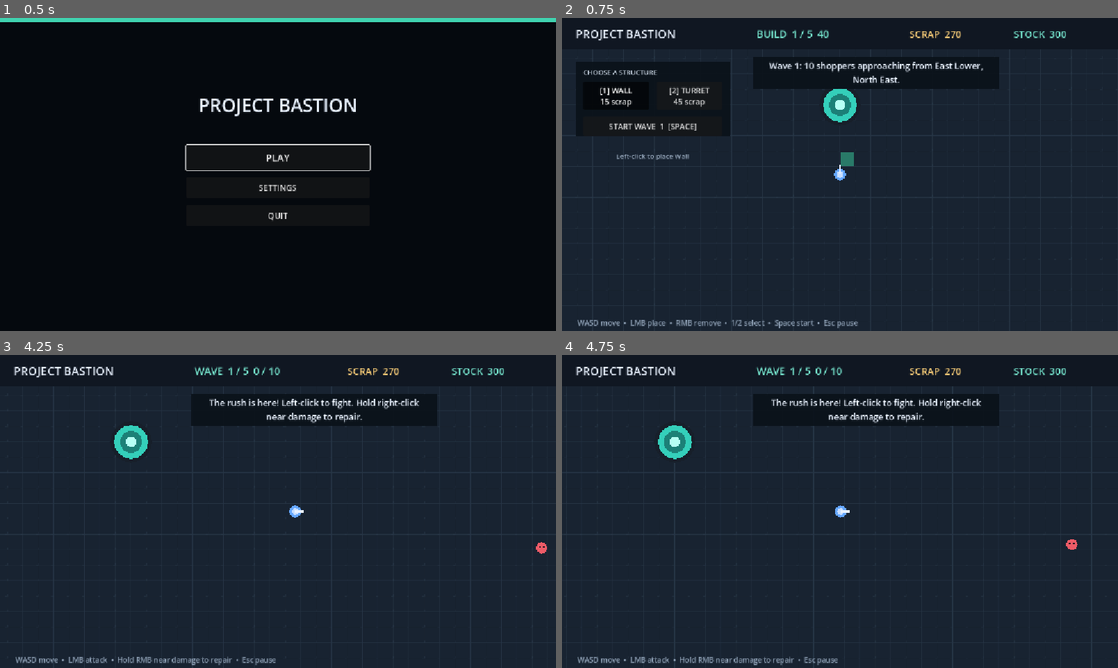
Above: before the commit, frames 1-4 (two rows, left to right).
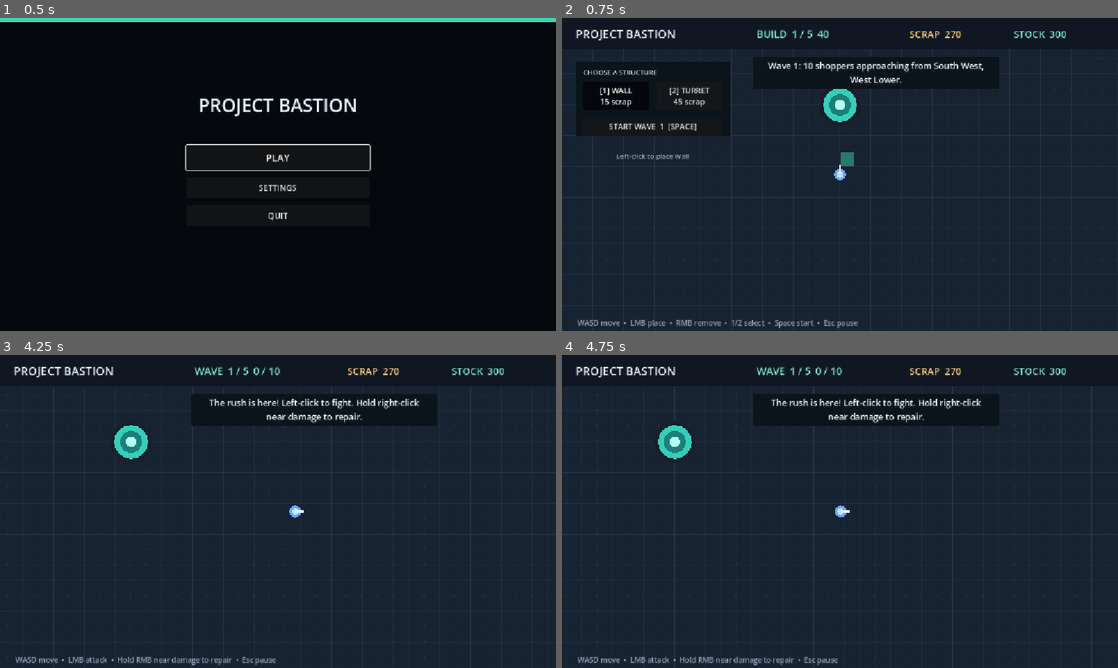
Above: after the commit, the same moments.

Repository: JarredTD/ProjectBastion
Game: Godot game, scene res://scenes/ui/main_menu.tscn
Two runs of this game, one before a commit and one after it. Both use one fixed random seed, a clock stepped at 60 frames per second and the inputs below. Sound files missing from this copy of the repository are replaced by a short silence.
Inputs (mouse positions are in pixels of both pictures, inside the frame that each line leads up to):
- Up to frame 1 (0.5 s): no input
- Up to frame 2 (0.75 s): click "PLAY" at 0.5 s
- Up to frame 3 (4.25 s): click "START WAVE 1 [SPACE]" at 1.25 s; tap Enter at 2, 2.75, 3.5 s; move the mouse to (400, 495) at 2.02 s; hold D (move_right) 2.03-2.75 s; tap 1 at 2.1 s; click (400, 495) at 2.17 s; tap Space at 2.27 s; drag from (166, 527) to (250, 574) at 2.77 s; move the mouse to (333, 442) at 3.52 s; hold D (move_right) from 3.53 s (still down); tap R at 3.6 s
- Up to frame 4 (4.75 s): release D (move_right) at 4.25 s; tap Enter at 4.25 s; drag from (812, 574) to (673, 464) at 4.27 s

Frame 1 is identical in both runs. In frame 2, 0.7% of the frame differs, in the area x 37-76%, y 14-21%; in frame 3, less than 0.1%; in frame 4, less than 0.1%.

Commit message:
feat: add data-driven enemy rosters

Diff:
--- a/data/audio/audio_catalog.tres
+++ b/data/audio/audio_catalog.tres
@@ -35,6 +35,6 @@
 repair = ExtResource("13_repair")
 turret_fire = ExtResource("14_turret")
 hit = ExtResource("15_hit")
-raider_death = ExtResource("16_death")
+enemy_defeat = ExtResource("16_death")
 structure_break = ExtResource("17_break")
 core_hit = ExtResource("18_core")
--- /dev/null
+++ b/data/enemies/basic_shopper.tres
@@ -0,0 +1,17 @@
+[gd_resource type="Resource" script_class="EnemyDefinition" load_steps=3 format=3]
+
+[ext_resource type="Script" path="res://scripts/resources/enemy_definition.gd" id="1_definition"]
+[ext_resource type="PackedScene" path="res://scenes/actors/enemy.tscn" id="2_scene"]
+
+[resource]
+script = ExtResource("1_definition")
+display_name = "Basic Shopper"
+scene = ExtResource("2_scene")
+behavior_id = &"direct"
+accent_color = Color(0.929412, 0.356863, 0.407843, 1)
+max_health = 72.0
+speed = 58.0
+structure_damage = 13.0
+objective_damage = 12.0
+attack_interval = 0.75
+reward = 5.0
--- a/data/waves/main_run.tres
+++ b/data/waves/main_run.tres
@@ -7,11 +7,18 @@
 [ext_resource type="Resource" path="res://data/waves/objective_03.tres" id="5_wave_3"]
 [ext_resource type="Resource" path="res://data/waves/objective_04.tres" id="6_wave_4"]
 [ext_resource type="Resource" path="res://data/waves/objective_05.tres" id="7_wave_5"]
+[ext_resource type="Script" path="res://scripts/resources/enemy_wave_entry.gd" id="8_entry"]
+[ext_resource type="Resource" path="res://data/enemies/basic_shopper.tres" id="9_shopper"]
+
+[sub_resource type="Resource" id="EnemyWaveEntry_endless"]
+script = ExtResource("8_entry")
+enemy = ExtResource("9_shopper")
+count = 30
 
 [resource]
 script = ExtResource("1_run")
 objective_waves = Array[ExtResource("2_wave")]([ExtResource("3_wave_1"), ExtResource("4_wave_2"), ExtResource("5_wave_3"), ExtResource("6_wave_4"), ExtResource("7_wave_5")])
-endless_starting_enemies = 30
+endless_enemies = Array[ExtResource("8_entry")]([SubResource("EnemyWaveEntry_endless")])
 endless_enemy_growth = 2.1
 endless_starting_interval = 0.7
 endless_interval_decay = 0.85
--- a/data/waves/objective_01.tres
+++ b/data/waves/objective_01.tres
@@ -1,10 +1,17 @@
-[gd_resource type="Resource" script_class="WaveDefinition" load_steps=2 format=3]
+[gd_resource type="Resource" script_class="WaveDefinition" load_steps=4 format=3]
 
 [ext_resource type="Script" path="res://scripts/resources/wave_definition.gd" id="1_wave"]
+[ext_resource type="Script" path="res://scripts/resources/enemy_wave_entry.gd" id="2_entry"]
+[ext_resource type="Resource" path="res://data/enemies/basic_shopper.tres" id="3_shopper"]
+
+[sub_resource type="Resource" id="EnemyWaveEntry_shoppers"]
+script = ExtResource("2_entry")
+enemy = ExtResource("3_shopper")
+count = 10
 
 [resource]
 script = ExtResource("1_wave")
-enemy_count = 10
+enemies = Array[ExtResource("2_entry")]([SubResource("EnemyWaveEntry_shoppers")])
 spawn_interval = 1.1
 approach_count = 2
 build_duration = 40.0
--- a/data/waves/objective_02.tres
+++ b/data/waves/objective_02.tres
@@ -1,10 +1,17 @@
-[gd_resource type="Resource" script_class="WaveDefinition" load_steps=2 format=3]
+[gd_resource type="Resource" script_class="WaveDefinition" load_steps=4 format=3]
 
 [ext_resource type="Script" path="res://scripts/resources/wave_definition.gd" id="1_wave"]
+[ext_resource type="Script" path="res://scripts/resources/enemy_wave_entry.gd" id="2_entry"]
+[ext_resource type="Resource" path="res://data/enemies/basic_shopper.tres" id="3_shopper"]
+
+[sub_resource type="Resource" id="EnemyWaveEntry_shoppers"]
+script = ExtResource("2_entry")
+enemy = ExtResource("3_shopper")
+count = 12
 
 [resource]
 script = ExtResource("1_wave")
-enemy_count = 12
+enemies = Array[ExtResource("2_entry")]([SubResource("EnemyWaveEntry_shoppers")])
 spawn_interval = 1.0
 approach_count = 2
 build_duration = 25.0
--- a/data/waves/objective_03.tres
+++ b/data/waves/objective_03.tres
@@ -1,10 +1,17 @@
-[gd_resource type="Resource" script_class="WaveDefinition" load_steps=2 format=3]
+[gd_resource type="Resource" script_class="WaveDefinition" load_steps=4 format=3]
 
 [ext_resource type="Script" path="res://scripts/resources/wave_definition.gd" id="1_wave"]
+[ext_resource type="Script" path="res://scripts/resources/enemy_wave_entry.gd" id="2_entry"]
+[ext_resource type="Resource" path="res://data/enemies/basic_shopper.tres" id="3_shopper"]
+
+[sub_resource type="Resource" id="EnemyWaveEntry_shoppers"]
+script = ExtResource("2_entry")
+enemy = ExtResource("3_shopper")
+count = 14
 
 [resource]
 script = ExtResource("1_wave")
-enemy_count = 14
+enemies = Array[ExtResource("2_entry")]([SubResource("EnemyWaveEntry_shoppers")])
 spawn_interval = 0.9
 approach_count = 3
 build_duration = 25.0
--- a/data/waves/objective_04.tres
+++ b/data/waves/objective_04.tres
@@ -1,10 +1,17 @@
-[gd_resource type="Resource" script_class="WaveDefinition" load_steps=2 format=3]
+[gd_resource type="Resource" script_class="WaveDefinition" load_steps=4 format=3]
 
 [ext_resource type="Script" path="res://scripts/resources/wave_definition.gd" id="1_wave"]
+[ext_resource type="Script" path="res://scripts/resources/enemy_wave_entry.gd" id="2_entry"]
+[ext_resource type="Resource" path="res://data/enemies/basic_shopper.tres" id="3_shopper"]
+
+[sub_resource type="Resource" id="EnemyWaveEntry_shoppers"]
+script = ExtResource("2_entry")
+enemy = ExtResource("3_shopper")
+count = 16
 
 [resource]
 script = ExtResource("1_wave")
-enemy_count = 16
+enemies = Array[ExtResource("2_entry")]([SubResource("EnemyWaveEntry_shoppers")])
 spawn_interval = 0.8
 approach_count = 3
 build_duration = 25.0
--- a/data/waves/objective_05.tres
+++ b/data/waves/objective_05.tres
@@ -1,10 +1,17 @@
-[gd_resource type="Resource" script_class="WaveDefinition" load_steps=2 format=3]
+[gd_resource type="Resource" script_class="WaveDefinition" load_steps=4 format=3]
 
 [ext_resource type="Script" path="res://scripts/resources/wave_definition.gd" id="1_wave"]
+[ext_resource type="Script" path="res://scripts/resources/enemy_wave_entry.gd" id="2_entry"]
+[ext_resource type="Resource" path="res://data/enemies/basic_shopper.tres" id="3_shopper"]
+
+[sub_resource type="Resource" id="EnemyWaveEntry_shoppers"]
+script = ExtResource("2_entry")
+enemy = ExtResource("3_shopper")
+count = 18
 
 [resource]
 script = ExtResource("1_wave")
-enemy_count = 18
+enemies = Array[ExtResource("2_entry")]([SubResource("EnemyWaveEntry_shoppers")])
 spawn_interval = 0.7
 approach_count = 4
 build_duration = 25.0
--- a/scenes/actors/raider.tscn
+++ b/scenes/actors/enemy.tscn
@@ -1,18 +1,19 @@
 [gd_scene load_steps=3 format=3]
 
-[ext_resource type="Script" path="res://scripts/actors/raider.gd" id="1_raider"]
+[ext_resource type="Script" path="res://scripts/actors/enemy.gd" id="1_enemy"]
 
-[sub_resource type="CircleShape2D" id="CircleShape2D_raider"]
+[sub_resource type="CircleShape2D" id="CircleShape2D_enemy"]
 radius = 12.0
 
-[node name="Raider" type="CharacterBody2D" groups=["enemies"]]
+[node name="Enemy" type="CharacterBody2D" groups=["enemies"]]
 collision_layer = 2
 collision_mask = 4
-script = ExtResource("1_raider")
+script = ExtResource("1_enemy")
 
 [node name="Visuals" type="Node2D" parent="."]
 
 [node name="Body" type="Polygon2D" parent="Visuals"]
+unique_name_in_owner = true
 polygon = PackedVector2Array(12, 0, 8.49, 8.49, 0, 12, -8.49, 8.49, -12, 0, -8.49, -8.49, 0, -12, 8.49, -8.49)
 color = Color(0.929412, 0.356863, 0.407843, 1)
 
--- a/scripts/actors/raider.gd
+++ b/scripts/actors/enemy.gd
@@ -3,13 +3,7 @@
 signal defeated(reward: float)
 signal core_hit(damage: float)
 
-@export_range(1.0, 10000.0, 1.0) var max_health := 72.0
-@export_range(0.0, 1000.0, 1.0) var speed := 58.0
-@export_range(0.0, 1000.0, 1.0) var structure_damage := 13.0
-@export_range(0.0, 1000.0, 1.0) var core_damage := 12.0
-@export_range(0.05, 10.0, 0.05) var attack_interval := 0.75
-@export_range(0.0, 1000.0, 1.0) var reward := 5.0
-
+var definition: EnemyDefinition
 var health: float
 var attack_cooldown := 0.0
 var active := true
@@ -17,53 +11,60 @@
 
 @onready var health_fill: ColorRect = %HealthFill
 @onready var health_bar: Node2D = %HealthBar
+@onready var body: Polygon2D = %Body
 
-## Starts the raider at full health.
+## Hides the health bar until the enemy is configured.
 func _ready() -> void:
-	max_health = maxf(1.0, max_health)
-	health = max_health
+	health_bar.hide()
+
+## Applies this enemy's stats and objective.
+func configure(enemy_definition: EnemyDefinition, core_position: Vector2) -> void:
+	definition = enemy_definition
+	target_position = core_position
+	health = maxf(1.0, definition.max_health)
+	body.color = definition.accent_color
+	health_fill.color = definition.accent_color
 	update_health_bar()
 
-## Sets the core this raider should move toward.
-func configure(core_position: Vector2) -> void:
-	target_position = core_position
-
-## Moves toward the core and attacks anything that blocks the way.
+## Moves toward the objective and attacks anything that blocks the way.
 func _physics_process(delta: float) -> void:
 	if not active:
 		velocity = Vector2.ZERO
 		return
 	attack_cooldown = maxf(0.0, attack_cooldown - delta)
+	if definition == null:
+		velocity = Vector2.ZERO
+		return
 	if global_position.distance_to(target_position) < 47.0:
 		velocity = Vector2.ZERO
 		if attack_cooldown <= 0.0:
-			core_hit.emit(core_damage)
-			attack_cooldown = attack_interval
+			core_hit.emit(definition.objective_damage)
+			attack_cooldown = definition.attack_interval
 		return
-	velocity = global_position.direction_to(target_position) * speed
+	velocity = global_position.direction_to(target_position) * definition.speed
 	move_and_slide()
 	for index in get_slide_collision_count():
 		var collider := get_slide_collision(index).get_collider()
 		if collider != null and collider.has_method("take_damage") and attack_cooldown <= 0.0:
-			collider.take_damage(structure_damage)
-			attack_cooldown = attack_interval
+			collider.take_damage(definition.structure_damage)
+			attack_cooldown = definition.attack_interval
 			break
 
-## Removes health and reports the reward when the raider dies.
+## Removes health and reports the reward when the enemy is defeated.
 func take_damage(amount: float) -> void:
 	if not active or health <= 0.0 or amount <= 0.0:
 		return
 	health = maxf(0.0, health - amount)
 	update_health_bar()
 	if health <= 0.0:
-		Audio.play_sfx(&"raider_death", -2.0, randf_range(0.92, 1.08))
+		Audio.play_sfx(&"enemy_defeat", -2.0, randf_range(0.92, 1.08))
 		active = false
-		defeated.emit(reward)
+		defeated.emit(definition.reward)
 		queue_free()
 	else:
 		Audio.play_sfx(&"hit", -5.0, randf_range(0.9, 1.1))
 
 ## Resizes the health bar and hides it while health is full.
 func update_health_bar() -> void:
-	health_fill.size.x = 24.0 * health / max_health
-	health_bar.visible = health < max_health
+	health_fill.size.x = 24.0 * health / definition.max_health
+	health_bar.visible = health < definition.max_health
--- a/scripts/managers/wave_director.gd
+++ b/scripts/managers/wave_director.gd
@@ -6,7 +6,6 @@
 
 @export_node_path("Node2D") var enemies_path: NodePath
 @export_node_path("Node2D") var world_path: NodePath
-@export var raider_scene: PackedScene = preload("res://scenes/actors/raider.tscn")
 @export var run_definition: RunDefinition
 
 var active := false
@@ -15,6 +14,7 @@
 var spawn_cooldown := 0.4
 var rng := RandomNumberGenerator.new()
 var current_wave: WaveDefinition
+var enemy_roster: Array[EnemyDefinition] = []
 var approach_markers: Array[Marker2D] = []
 
 @onready var enemies: Node2D = get_node(enemies_path)
@@ -30,13 +30,13 @@
 	if world.spawn_markers().is_empty():
 		push_error("Wave director requires at least one world spawn marker.")
 
-## Spawns raiders at the configured interval while the wave is active.
+## Spawns enemies at the configured interval while the wave is active.
 func _process(delta: float) -> void:
-	if not active or current_wave == null or spawned >= current_wave.enemy_count:
+	if not active or current_wave == null or spawned >= enemy_roster.size():
 		return
 	spawn_cooldown -= delta
 	if spawn_cooldown <= 0.0:
-		spawn_raider()
+		spawn_enemy()
 		spawn_cooldown = current_wave.spawn_interval
 
 ## Chooses this wave's pressure points once so the player can prepare for them.
@@ -46,6 +46,11 @@
 	current_wave = run_definition.wave_for(wave_number)
 	if current_wave == null:
 		return false
+	enemy_roster = current_wave.enemy_roster()
+	if enemy_roster.is_empty():
+		push_error("Wave %d requires at least one valid enemy." % wave_number)
+		return false
+	shuffle_enemy_roster()
 	var available: Array[Marker2D] = world.spawn_markers()
 	approach_markers.clear()
 	var approach_total := mini(current_wave.approach_count, available.size())
@@ -60,7 +65,7 @@
 	spawn_cooldown = 0.4
 	return not approach_markers.is_empty()
 
-## Starts spawning and wakes any raiders already in the scene.
+## Starts spawning and wakes any enemies already in the scene.
 func start_wave() -> void:
 	if current_wave == null or approach_markers.is_empty():
 		return
@@ -68,7 +73,7 @@
 	for enemy in enemies.get_children():
 		enemy.active = true
 
-## Pauses spawning and every living raider.
+## Pauses spawning and every living enemy.
 func stop_wave() -> void:
 	active = false
 	for enemy in enemies.get_children():
@@ -81,21 +86,31 @@
 	alive = 0
 	spawn_cooldown = 0.4
 	current_wave = null
+	enemy_roster.clear()
 	approach_markers.clear()
 	rng.randomize()
 	for enemy in enemies.get_children():
 		enemy.queue_free()
 
-## Creates one raider and connects its combat signals.
-func spawn_raider() -> void:
-	var raider: CharacterBody2D = raider_scene.instantiate()
-	enemies.add_child(raider)
-	raider.global_position = random_spawn_position()
-	raider.configure(world.core_position())
-	raider.defeated.connect(_on_raider_defeated)
-	raider.core_hit.connect(func(damage: float) -> void: core_hit.emit(damage))
+## Creates one enemy and connects its combat signals.
+func spawn_enemy() -> void:
+	var definition := enemy_roster[spawned]
+	var enemy: CharacterBody2D = definition.scene.instantiate()
+	enemies.add_child(enemy)
+	enemy.global_position = random_spawn_position()
+	enemy.configure(definition, world.core_position())
+	enemy.defeated.connect(_on_enemy_defeated)
+	enemy.core_hit.connect(func(damage: float) -> void: core_hit.emit(damage))
 	spawned += 1
 	alive += 1
+
+## Shuffles exact wave composition without changing its authored counts.
+func shuffle_enemy_roster() -> void:
+	for index in range(enemy_roster.size() - 1, 0, -1):
+		var swap_index := rng.randi_range(0, index)
+		var selected := enemy_roster[swap_index]
+		enemy_roster[swap_index] = enemy_roster[index]
+		enemy_roster[index] = selected
 
 ## Chooses one of the approach markers revealed for this wave.
 func random_spawn_position() -> Vector2:
@@ -106,7 +121,7 @@
 
 ## Returns the fixed enemy budget prepared for this wave.
 func enemy_count() -> int:
-	return current_wave.enemy_count if current_wave != null else 0
+	return enemy_roster.size()
 
 ## Returns the build time configured for this wave.
 func build_duration() -> float:
@@ -124,9 +139,9 @@
 	return run_definition.objective_waves.size() if run_definition != null else 0
 
 ## Tracks wave progress and reports the reward to the match coordinator.
-func _on_raider_defeated(reward: float) -> void:
+func _on_enemy_defeated(reward: float) -> void:
 	alive -= 1
 	enemy_defeated.emit(reward)
-	if current_wave != null and spawned >= current_wave.enemy_count and alive <= 0:
+	if current_wave != null and spawned >= enemy_roster.size() and alive <= 0:
 		active = false
 		wave_cleared.emit()
--- a/scripts/resources/audio_catalog.gd
+++ b/scripts/resources/audio_catalog.gd
@@ -20,7 +20,7 @@
 @export var repair: AudioStream
 @export var turret_fire: AudioStream
 @export var hit: AudioStream
-@export var raider_death: AudioStream
+@export var enemy_defeat: AudioStream
 @export var structure_break: AudioStream
 @export var core_hit: AudioStream
 
@@ -36,7 +36,7 @@
 		&"repair": return repair
 		&"turret_fire": return turret_fire
 		&"hit": return hit
-		&"raider_death": return raider_death
+		&"enemy_defeat": return enemy_defeat
 		&"structure_break": return structure_break
 		&"core_hit": return core_hit
 		_:
--- /dev/null
+++ b/scripts/resources/enemy_definition.gd
@@ -0,0 +1,16 @@
+class_name EnemyDefinition
+extends Resource
+
+@export_category("Identity")
+@export var display_name := "Enemy"
+@export var scene: PackedScene
+@export var behavior_id: StringName = &"direct"
+@export var accent_color := Color("ed5b68")
+
+@export_category("Movement and combat")
+@export_range(1.0, 10000.0, 1.0) var max_health := 72.0
+@export_range(0.0, 1000.0, 1.0) var speed := 58.0
+@export_range(0.0, 1000.0, 1.0) var structure_damage := 13.0
+@export_range(0.0, 1000.0, 1.0) var objective_damage := 12.0
+@export_range(0.05, 10.0, 0.05) var attack_interval := 0.75
+@export_range(0.0, 1000.0, 1.0) var reward := 5.0
--- /dev/null
+++ b/scripts/resources/enemy_wave_entry.gd
@@ -0,0 +1,5 @@
+class_name EnemyWaveEntry
+extends Resource
+
+@export var enemy: EnemyDefinition
+@export_range(1, 10000, 1) var count := 1
--- a/scripts/resources/run_definition.gd
+++ b/scripts/resources/run_definition.gd
@@ -2,7 +2,7 @@
 extends Resource
 
 @export var objective_waves: Array[WaveDefinition] = []
-@export_range(1, 10000, 1) var endless_starting_enemies := 30
+@export var endless_enemies: Array[EnemyWaveEntry] = []
 @export_range(1.0, 4.0, 0.05) var endless_enemy_growth := 2.1
 @export_range(0.05, 10.0, 0.05) var endless_starting_interval := 0.7
 @export_range(0.1, 1.0, 0.05) var endless_interval_decay := 0.85
@@ -11,7 +11,7 @@
 @export_range(1, 16, 1) var endless_maximum_approaches := 8
 @export_range(0.0, 300.0, 1.0) var endless_build_duration := 20.0
 
-## Returns the authored objective wave or builds the requested endless wave.
+## Returns an objective wave or creates the requested endless wave.
 func wave_for(wave_number: int) -> WaveDefinition:
 	if wave_number <= 0:
 		return null
@@ -19,7 +19,14 @@
 		return objective_waves[wave_number - 1]
 	var endless_index := wave_number - objective_waves.size() - 1
 	var wave := WaveDefinition.new()
-	wave.enemy_count = roundi(endless_starting_enemies * pow(endless_enemy_growth, endless_index))
+	var enemy_scale := pow(endless_enemy_growth, endless_index)
+	for base_entry in endless_enemies:
+		if base_entry == null or base_entry.enemy == null:
+			continue
+		var entry := EnemyWaveEntry.new()
+		entry.enemy = base_entry.enemy
+		entry.count = maxi(1, roundi(base_entry.count * enemy_scale))
+		wave.enemies.append(entry)
 	wave.spawn_interval = maxf(
 		endless_minimum_interval,
 		endless_starting_interval * pow(endless_interval_decay, endless_index)
--- a/scripts/resources/wave_definition.gd
+++ b/scripts/resources/wave_definition.gd
@@ -1,7 +1,18 @@
 class_name WaveDefinition
 extends Resource
 
-@export_range(1, 10000, 1) var enemy_count := 10
+@export var enemies: Array[EnemyWaveEntry] = []
 @export_range(0.05, 10.0, 0.05) var spawn_interval := 1.0
 @export_range(1, 16, 1) var approach_count := 2
 @export_range(0.0, 300.0, 1.0) var build_duration := 25.0
+
+## Expands each roster entry into the enemies spawned this wave.
+func enemy_roster() -> Array[EnemyDefinition]:
+	var roster: Array[EnemyDefinition] = []
+	for entry in enemies:
+		if entry == null or entry.enemy == null or entry.enemy.scene == null:
+			push_error("Wave contains an incomplete enemy entry.")
+			continue
+		for _index in entry.count:
+			roster.append(entry.enemy)
+	return roster
Not shown: 1 places in data/waves/main_run.tres that only renumber resources
Not shown: 1 places in scenes/actors/enemy.tscn that only renumber resources
Renamed: scripts/actors/raider.gd.uid -> scripts/actors/enemy.gd.uid
Not shown, added: scripts/resources/enemy_definition.gd.uid
Not shown, added: scripts/resources/enemy_wave_entry.gd.uid
